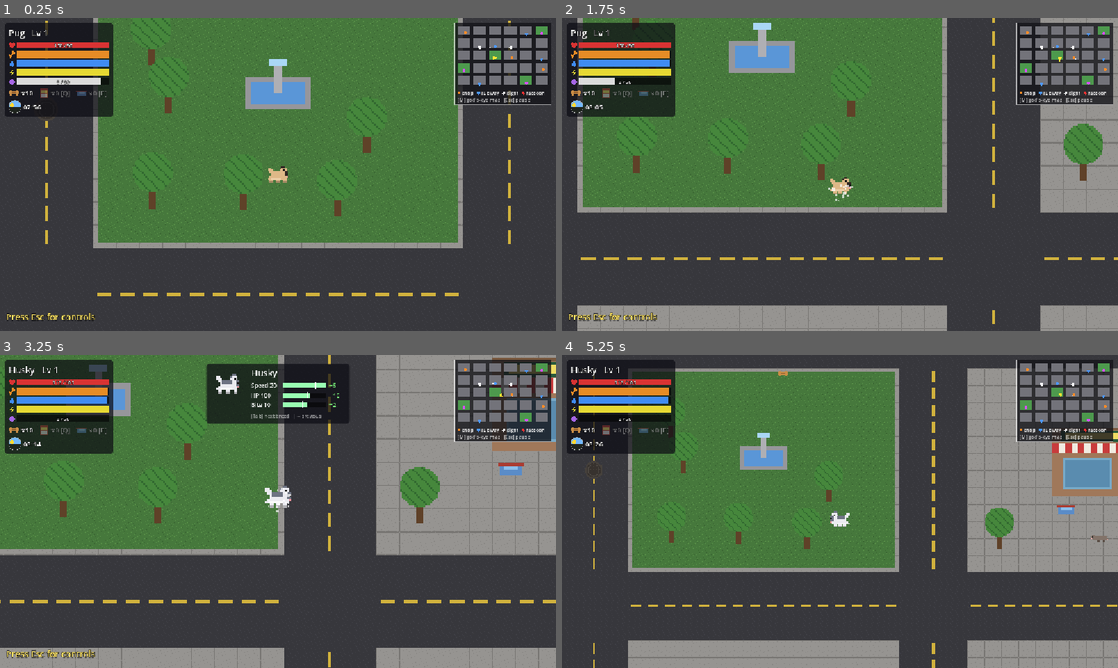
Above: before the commit, frames 1-4 (two rows, left to right).
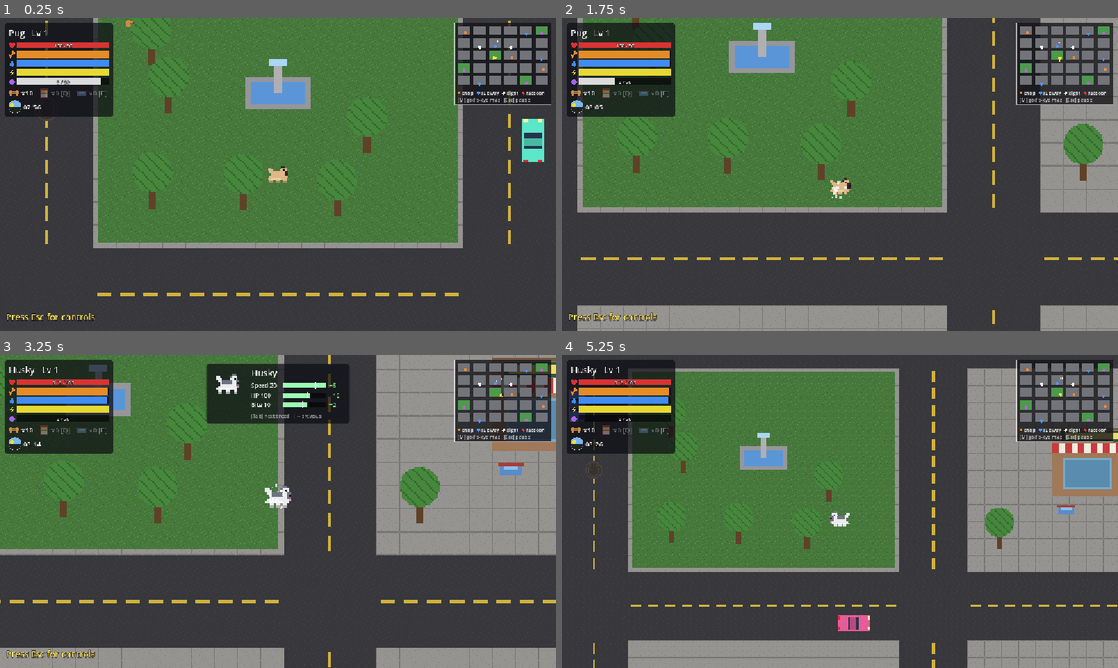
Above: after the commit, the same moments.

Repository: Damon1o/new-dog-city
Game: Godot game, scene res://scenes/Main.tscn
The game is run twice, just before and just after one commit, with the same random seed, the same clock (stepped at 60 frames per second) and the same inputs.
Inputs:
- Up to frame 1 (0.25 s): no input
- Up to frame 2 (1.75 s): tap Enter at 0.5 s; hold D 0.53-1.28 s; tap 1 at 0.6, 1.35 s; tap Space at 0.77, 1.52 s; hold S from 1.28 s (still down)
- Up to frame 3 (3.25 s): release S at 2.03 s; hold D 2.03-2.78 s; tap Tab at 2.1 s; tap 1 at 2.3, 3.05 s; hold W from 2.78 s (still down); tap Q at 2.85 s; tap Space at 3.02 s
- Up to frame 4 (5.25 s): release W at 3.53 s; hold A 3.53-5.03 s; tap E at 3.6 s; tap Space at 3.77, 4.52 s; tap 1 at 3.8, 4.55 s; tap F at 4.35 s; hold S from 5.03 s (still down); tap M at 5.1 s

The runs differ from the first frame. In frame 1, 0.5% of the frame differs, in the area x 22-98%, y 0-46%; in frame 2, 0.1%; in frame 3, less than 0.1%; in frame 4, 0.5%.

Commit message:
Add restart, stat points, extra boss/raccoon specials, and cars
- Restart (new game) button on the pause and death screens, two-click confirm
- One stat point per level; level-up pauses for a Max HP / Bite / Speed pick
- Second special per boss (slam, feather storm, burrow); raccoons pounce
- One car per road lane; getting hit costs 30 HP

Co-Authored-By: Claude Fable 5.2 <noreply@anthropic.com>

Diff:
--- a/scripts/boss.gd
+++ b/scripts/boss.gd
@@ -3,12 +3,14 @@
 ## and uses one special attack. Leashed to the lair: heals if the dog gets away
 ## or dies. Comes back RESPAWN seconds after being beaten.
 
-enum State { IDLE, CHASE, WINDUP, CHARGE, RETURN, DEAD }
+enum State { IDLE, CHASE, WINDUP, CHARGE, SLAM, RETURN, DEAD }
 
 const AGGRO := 230.0
 const LEASH := 650.0   # dog this far from the lair = fight over
 const REACH := 40.0
 const RESPAWN := 180.0
+const SLAM_R := 120.0
+const SLAM_TIME := 0.9
 
 var cfg: Dictionary
 var state := State.IDLE
@@ -17,6 +19,7 @@
 var max_hp := 1.0
 var t := 0.0           # timer for the current state
 var special_cd := 0.0
+var special_n := 0     # cycles through cfg.specials
 var bite_cd := 0.0
 var knock := Vector2.ZERO
 var charge_dir := Vector2.ZERO
@@ -42,6 +45,7 @@
 func _process(delta: float) -> void:
 	bite_cd = maxf(bite_cd - delta, 0.0)
 	update_shots(delta)
+	queue_redraw()  # slam ring
 	position += knock * delta
 	knock = knock.lerp(Vector2.ZERO, minf(delta * 8.0, 1.0))
 	var to_player := player.position - position
@@ -89,6 +93,15 @@
 			position += charge_dir * speed * 3.5 * delta
 			if t <= 0.0:
 				state = State.CHASE
+		State.SLAM:  # stands still while the ring fills, then everything inside gets hit
+			t -= delta
+			if t <= 0.0:
+				state = State.CHASE
+				game.shake_amt = 10.0
+				game.poof(position, cfg.tint)
+				if d < SLAM_R:
+					var dmg: float = cfg.dmg
+					player.take_damage(dmg * 1.8)
 	if state in [State.CHASE, State.CHARGE] and d < REACH and bite_cd <= 0.0:
 		var dmg: float = cfg.dmg
 		player.take_damage(dmg * (2.0 if state == State.CHARGE else 1.0))
@@ -102,8 +115,29 @@
 	special_cd = 2.0
 	game.on_boss_woke(self)
 
+func _draw() -> void:
+	if state == State.SLAM:
+		draw_circle(Vector2.ZERO, SLAM_R * (1.0 - t / SLAM_TIME), Color(1, 0.2, 0.2, 0.3))
+		draw_arc(Vector2.ZERO, SLAM_R, 0, TAU, 48, Color(1, 0.3, 0.3), 3.0)
+
 func special(dir: Vector2) -> void:
-	match cfg.special:
+	special_n += 1
+	match cfg.specials[special_n % cfg.specials.size()]:
+		"slam":
+			state = State.SLAM
+			t = SLAM_TIME
+			special_cd = 4.0
+			game.float_text(position, "!", Color(1, 0.3, 0.3))
+		"storm":  # feathers in every direction
+			for i in 12:
+				shoot(Vector2.RIGHT.rotated(TAU * i / 12.0) * 240.0, false, 2.5)
+			special_cd = 3.0
+		"burrow":  # digs under and pops up on the far side of the dog
+			game.poof(position, cfg.tint)
+			position = player.position + dir * 70.0
+			game.poof(position, cfg.tint)
+			bite_cd = 0.5  # a beat to react before it bites
+			special_cd = 4.0
 		"charge":
 			state = State.WINDUP
 			t = 0.6
--- /dev/null
+++ b/scripts/car.gd
@@ -0,0 +1,39 @@
+extends Node2D
+## Car: drives one lane end to end, wraps around the map, runs the dog over.
+# ponytail: no braking, turning or traffic lights. Every car shares one speed so
+# cars in a lane never meet; add steering/yielding if intersections need to matter.
+
+const SPEED := 230.0
+const HALF := Vector2(30, 15)  # half length / half width, car pointing +x
+
+var dir := Vector2.RIGHT
+var color := Color.WHITE
+var hit_cd := 0.0
+var game: Node2D
+var player: CharacterBody2D
+
+func setup(p_dir: Vector2, p_game: Node2D) -> void:
+	dir = p_dir
+	game = p_game
+	player = p_game.get_node("Player")
+	rotation = dir.angle()
+	color = Color.from_hsv(randf(), 0.6, 0.9)
+	add_to_group("car")
+
+func _process(delta: float) -> void:
+	position += dir * SPEED * delta
+	var world: Vector2 = game.WORLD
+	position = Vector2(fposmod(position.x, world.x), fposmod(position.y, world.y))
+	hit_cd -= delta
+	var local := (player.position - position).rotated(-rotation)
+	if hit_cd <= 0.0 and absf(local.x) < HALF.x + 6.0 and absf(local.y) < HALF.y + 6.0:
+		hit_cd = 1.0
+		game.on_car_hit(self)
+
+func _draw() -> void:
+	draw_rect(Rect2(-HALF, HALF * 2.0), color)
+	draw_rect(Rect2(-12, -12, 22, 24), Color(0.15, 0.2, 0.3))  # cabin glass
+	draw_rect(Rect2(-8, -12, 12, 24), color.darkened(0.2))     # roof
+	for y in [-13.0, 7.0]:
+		draw_rect(Rect2(26, y, 4, 6), Color(1, 0.95, 0.6))     # headlights
+		draw_rect(Rect2(-30, y, 3, 6), Color(0.9, 0.15, 0.15)) # tail lights
--- a/scripts/game.gd
+++ b/scripts/game.gd
@@ -9,14 +9,16 @@
 const WORLD := Vector2(3968, 2688)  # NX*512 + (NX+1)*128, NY*384 + (NY+1)*128
 const CITY_SEED := 20261115  # fixed layout so saves and subway stops stay valid
 const DAY_LENGTH := 240.0
-const SAVE_PATH := "user://save.cfg"
-const SAVE_KEYS := ["level", "xp", "treats", "skin", "purina", "water", "collar", "hunger", "thirst"]
+const SAVE_KEYS := ["level", "xp", "treats", "skin", "purina", "water", "collar", "hunger", "thirst",
+	"points", "stat_hp", "stat_atk", "stat_spd"]
+const CAR_DMG := 30.0
 const MAX_PREY := 36
 const MAX_TREATS := 25
 
 const PreyScript := preload("res://scripts/prey.gd")
 const RaccoonScript := preload("res://scripts/raccoon.gd")
 const BossScript := preload("res://scripts/boss.gd")
+const CarScript := preload("res://scripts/car.gd")
 
 const TEX_NAMES := ["road", "sidewalk", "grass", "building_a", "building_b", "building_c",
 	"empire_state", "chrysler", "bodega", "subway", "trashcan", "manhole", "water_bowl",
@@ -33,11 +35,11 @@
 # One boss per park (index into PARKS; park 0 is the dog's spawn). special: see boss.gd.
 const BOSSES := [
 	{"name": "King of Raccoons", "tex": "raccoon", "park": 3, "hp": 260.0, "speed": 150.0, "dmg": 14.0,
-		"special": "charge", "tint": Color(1, 0.85, 0.4), "treats": 40, "xp": 150},
+		"specials": ["charge", "slam"], "tint": Color(1, 0.85, 0.4), "treats": 40, "xp": 150},
 	{"name": "The Pideon Queen", "tex": "pigeon", "park": 1, "hp": 180.0, "speed": 175.0, "dmg": 9.0,
-		"special": "feathers", "tint": Color(1, 0.6, 0.9), "treats": 30, "xp": 120},
+		"specials": ["feathers", "storm"], "tint": Color(1, 0.6, 0.9), "treats": 30, "xp": 120},
 	{"name": "The Rat Meister", "tex": "rat", "park": 2, "hp": 220.0, "speed": 135.0, "dmg": 11.0,
-		"special": "rats", "tint": Color(0.6, 1, 0.5), "treats": 35, "xp": 135},
+		"specials": ["rats", "burrow"], "tint": Color(0.6, 1, 0.5), "treats": 35, "xp": 135},
 ]
 const BOSS_COLOR := Color(0.85, 0.3, 1)
 const TRAIN_EVERY := 20.0  # seconds between through-trains in the subway
@@ -95,6 +97,10 @@
 var death_panel: PanelContainer
 var death_why: Label
 var death_cause := "You blacked out."
+var save_path := "user://save.cfg"  # var so the smoke test can point it elsewhere
+var stat_panel: PanelContainer
+var stat_head: Label
+var stat_buttons: Array[Button] = []
 var station_sign: Label
 var fade: ColorRect
 var spawn_timer := 0.0
@@ -161,13 +167,19 @@
 		var boss_node: Node2D = BossScript.new()
 		add_child(boss_node)
 		boss_node.setup(b, block_origin(PARKS[b.park]) + BLOCK / 2.0 + Vector2(0, 110), tex[b.tex], self)
+	for lane in 2:  # one car per lane, keep-right traffic
+		for i in NX + 1:
+			add_car(Vector2(i * (BLOCK.x + ROAD) + 32 + lane * 64, randf() * WORLD.y), [Vector2.DOWN, Vector2.UP][lane])
+		for j in NY + 1:
+			add_car(Vector2(randf() * WORLD.x, j * (BLOCK.y + ROAD) + 32 + lane * 64), [Vector2.LEFT, Vector2.RIGHT][lane])
 
 	player.position = block_origin(PARKS[0]) + BLOCK / 2.0 + Vector2(0, 90)
 	player.spawn_point = player.position
 	set_inside("")
 	player.leveled.connect(func():
 		show_banner("LEVEL %d" % player.level)
-		sfx("levelup"))
+		sfx("levelup")
+		show_stats())
 	player.hit.connect(func():
 		shake_amt = 6.0
 		sfx("hurt"))
@@ -181,6 +193,7 @@
 
 	build_hud()
 	load_game()
+	show_stats()
 	for i in 12:
 		spawn_prey()
 		spawn_treat()
@@ -614,7 +627,43 @@
 	name_edit.hide()
 	player.respawn()
 	set_inside("")
+	get_tree().paused = stat_panel.visible
+
+## New game: wipe the dog's progress (volume survives) and rebuild the scene.
+func restart() -> void:
+	var cfg := ConfigFile.new()
+	cfg.set_value("ui", "volume", volume.value)
+	cfg.save(save_path)
 	get_tree().paused = false
+	get_tree().reload_current_scene()
+
+## Level-up picker: stays up (game paused) until every stat point is spent.
+func show_stats() -> void:
+	stat_panel.visible = player.points > 0
+	get_tree().paused = stat_panel.visible or death_panel.visible
+	stat_head.text = "LEVEL UP!   %d stat point%s" % [player.points, "" if player.points == 1 else "s"]
+	for i in stat_buttons.size():
+		stat_buttons[i].text = "[%d]  %s   (x%d)" % [i + 1, player.STATS[i][1], player.get(player.STATS[i][0])]
+
+func pick_stat(i: int) -> void:
+	player.spend(i)
+	sfx("pickup")
+	show_stats()
+	save_game()
+
+func add_car(pos: Vector2, dir: Vector2) -> void:
+	var car: Node2D = CarScript.new()
+	car.position = pos
+	add_child(car)
+	car.setup(dir, self)
+
+func on_car_hit(_car: Node2D) -> void:
+	death_cause = "Hit by a car."
+	player.take_damage(CAR_DMG)
+	shake_amt = 10.0
+	if not player.dead:
+		death_cause = "You blacked out."
+		float_text(player.position, "HONK!", Color(1, 0.9, 0.3))
 
 func quit_game() -> void:
 	save_game()
@@ -777,14 +826,16 @@
 		cfg.set_value("dog", key, player.get(key))
 	cfg.set_value("world", "seen", landmarks.filter(func(l): return l.seen).map(func(l): return l.name))
 	cfg.set_value("ui", "volume", volume.value)
-	cfg.save(SAVE_PATH)
+	cfg.save(save_path)
 
 func load_game() -> void:
 	var cfg := ConfigFile.new()
-	if cfg.load(SAVE_PATH) != OK:
+	if cfg.load(save_path) != OK:
 		return
 	for key in SAVE_KEYS:
 		player.set(key, cfg.get_value("dog", key, player.get(key)))
+	if not cfg.has_section_key("dog", "points"):
+		player.points = player.level - 1  # save from before stat points: pay them out now
 	player.skin = clampi(player.skin, 0, player.BREEDS.size() - 1)
 	player.level = clampi(player.level, 1, 100)
 	volume.value = cfg.get_value("ui", "volume", 1.0)
@@ -1054,6 +1105,7 @@
 	resume.shortcut = Shortcut.new()
 	resume.shortcut.events = [esc]  # only fires while the panel is visible
 	pv.add_child(resume)
+	restart_button(pv)
 	var quit := Button.new()
 	quit.text = "Save & Quit"
 	quit.pressed.connect(quit_game)
@@ -1076,12 +1128,43 @@
 	again.text = "Respawn"
 	again.pressed.connect(respawn)
 	dv.add_child(again)
+	restart_button(dv)
 	var give_up := Button.new()
 	give_up.text = "Save & Quit"
 	give_up.pressed.connect(quit_game)
 	dv.add_child(give_up)
 	death_panel.hide()
 	center.add_child(death_panel)
+
+	stat_panel = panel(0.94)
+	var sv := VBoxContainer.new()
+	sv.add_theme_constant_override("separation", 8)
+	stat_panel.add_child(sv)
+	stat_head = hud_label(sv, 24, Color(1, 0.9, 0.3))
+	for i in player.STATS.size():
+		var b := Button.new()
+		b.focus_mode = Control.FOCUS_NONE  # mashing Space (bite) must not pick a stat
+		b.pressed.connect(pick_stat.bind(i))
+		var key := InputEventKey.new()
+		key.keycode = (KEY_1 + i) as Key
+		b.shortcut = Shortcut.new()
+		b.shortcut.events = [key]
+		sv.add_child(b)
+		stat_buttons.append(b)
+	stat_panel.hide()
+	center.add_child(stat_panel)
+
+## Wipes the save, so it takes two clicks; re-arms whenever its panel reopens.
+func restart_button(parent: Control) -> void:
+	var b := Button.new()
+	b.text = "Restart (new game)"
+	b.pressed.connect(func():
+		if b.text.begins_with("Sure"):
+			restart()
+		else:
+			b.text = "Sure? Wipes your save - click again")
+	b.visibility_changed.connect(func(): b.text = "Restart (new game)")
+	parent.add_child(b)
 
 func set_paused(on: bool) -> void:
 	get_tree().paused = on
--- a/scripts/player.gd
+++ b/scripts/player.gd
@@ -14,9 +14,15 @@
 	{"name": "Mastiff", "file": "mastiff", "scale": 3.6, "mph": 15.0, "hp": 160.0, "atk": 18.0, "scare": 1.4},
 ]
 
+const STATS := [["stat_hp", "+10 Max HP"], ["stat_atk", "+2 Bite"], ["stat_spd", "+1 mph Speed"]]
+
+var points := 0  # unspent stat points, one per level
+var stat_hp := 0
+var stat_atk := 0
+var stat_spd := 0
 var hp := 100.0
 var max_hp: float:
-	get: return float(BREEDS[skin].hp) + (level - 1) * 2.0
+	get: return float(BREEDS[skin].hp) + (level - 1) * 2.0 + stat_hp * 10.0
 var hunger := 100.0
 var thirst := 100.0
 var stamina := 100.0
@@ -59,7 +65,15 @@
 	return ("%s the %s" % [collar, breed().name]) if collar != "" else str(breed().name)
 
 func attack_damage() -> float:
-	return float(breed().atk) + level * 0.5
+	return float(breed().atk) + level * 0.5 + stat_atk * 2.0
+
+func spend(i: int) -> void:
+	if points <= 0:
+		return
+	points -= 1
+	var before := max_hp
+	set(STATS[i][0], get(STATS[i][0]) + 1)
+	hp += max_hp - before
 
 func _physics_process(delta: float) -> void:
 	attack_cd = maxf(attack_cd - delta, 0.0)
@@ -73,7 +87,7 @@
 		).normalized()
 	var weak := hunger < 20.0 or thirst < 20.0
 	sprinting = dir != Vector2.ZERO and Input.is_key_pressed(KEY_SHIFT) and not winded
-	var top: float = float(breed().mph) * PX_PER_MPH * (0.75 if weak else 1.0)
+	var top: float = (float(breed().mph) + stat_spd) * PX_PER_MPH * (0.75 if weak else 1.0)
 	velocity = dir * (top if sprinting else top * 0.6)
 	if dir != Vector2.ZERO:
 		facing = dir
@@ -143,6 +157,7 @@
 	while xp >= xp_needed() and level < 100:
 		xp -= xp_needed()
 		level += 1
+		points += 1
 		hp = max_hp
 		leveled.emit()
 
--- a/scripts/raccoon.gd
+++ b/scripts/raccoon.gd
@@ -2,7 +2,7 @@
 ## Raccoon hiding in a trash can: pops out when the dog gets close, chases, bites.
 ## Has HP that scales with the dog's level; beat it for treats.
 
-enum State { HIDDEN, CHASE, RETURN }
+enum State { HIDDEN, CHASE, WINDUP, LUNGE, RETURN }
 
 const POP_DIST := 90.0
 const CHASE_SPEED := 190.0
@@ -14,6 +14,9 @@
 var chase_left := 0.0
 var bite_cooldown := 0.0
 var hide_cooldown := 0.0
+var special_cd := 0.0
+var t := 0.0  # windup / lunge timer
+var lunge_dir := Vector2.ZERO
 var hp := 0.0
 var knock := Vector2.ZERO
 var game: Node2D
@@ -54,8 +57,29 @@
 			if to_player.length() < BITE_DIST and bite_cooldown <= 0.0:
 				player.take_damage(8.0 + player.level * 0.3)
 				bite_cooldown = 1.0
+			special_cd -= delta
+			if special_cd <= 0.0 and to_player.length() > 50.0 and to_player.length() < 170.0:
+				state = State.WINDUP  # special: pounce at a dog that keeps its distance
+				t = 0.4
+				special_cd = 3.0
 			if chase_left <= 0.0:
 				state = State.RETURN
+		State.WINDUP:  # flashes in place; a bite interrupts it (see hurt)
+			t -= delta
+			sprite.modulate = Color.WHITE if int(t * 20.0) % 2 == 0 else Color(1, 0.5, 0.2)
+			if t <= 0.0:
+				sprite.modulate = Color.WHITE
+				lunge_dir = position.direction_to(player.position)
+				state = State.LUNGE
+				t = 0.3
+		State.LUNGE:
+			t -= delta
+			position += lunge_dir * CHASE_SPEED * 3.2 * delta
+			if position.distance_to(player.position) < BITE_DIST + 6.0 and bite_cooldown <= 0.0:
+				player.take_damage((8.0 + player.level * 0.3) * 1.5)
+				bite_cooldown = 1.0
+			if t <= 0.0:
+				state = State.CHASE
 		State.RETURN:
 			var to_home := home - position
 			if to_home.length() < 6.0:
--- a/tests/smoke.gd
+++ b/tests/smoke.gd
@@ -7,10 +7,39 @@
 		await process_frame
 
 func _initialize() -> void:
+	const SAVE := "user://smoke.cfg"  # throwaway save, the real one is never touched
+	DirAccess.remove_absolute(SAVE)
 	var game: Node2D = load("res://scenes/Main.tscn").instantiate()
+	game.save_path = SAVE
 	root.add_child(game)
 	await frames(2)
 	var player: CharacterBody2D = game.player
+
+	# level-up: one stat point, game waits for the pick
+	var hp_cap: float = player.max_hp
+	player.add_xp(player.xp_needed())
+	assert(player.points == 1 and paused and game.stat_panel.visible, "level-up opens the stat picker")
+	game.pick_stat(0)
+	assert(player.points == 0 and not paused and not game.stat_panel.visible)
+	assert(player.max_hp == hp_cap + 12.0, "+10 from the point, +2 from the level")
+
+	# cars: one per lane, and they hurt
+	var cars := get_nodes_in_group("car")
+	assert(cars.size() == 2 * (game.NX + 1) + 2 * (game.NY + 1))
+	player.position = cars[0].position
+	await frames(2)
+	assert(absf(player.max_hp - game.CAR_DMG - player.hp) < 1.0, "car hits once (regen may tick)")
+
+	# raccoon special: winds up, then pounces
+	var rac: Node2D = get_nodes_in_group("raccoon")[0]
+	player.hp = player.max_hp
+	player.position = rac.home + Vector2(80, 0)
+	await frames(3)
+	assert(rac.state == rac.State.WINDUP, "raccoon winds up")
+	await frames(30)
+	assert(rac.state == rac.State.LUNGE, "raccoon pounces")
+	await frames(20)
+	assert(player.hp < player.max_hp, "pounce bites")
 
 	var bosses := get_nodes_in_group("boss")
 	assert(bosses.size() == 3)
@@ -23,10 +52,15 @@
 		await frames(3)
 		assert(game.boss == b, "boss wakes when the dog is near")
 		assert(game.boss_box.visible)
+		assert(b.cfg.specials.size() == 2)
+		for i in 2:  # both specials fire without errors
+			b.special(Vector2.RIGHT)
 		var treats: int = player.treats
 		b.hurt(1e9, player.position)
 		assert(game.boss == null and not b.visible, "boss beaten")
 		assert(player.treats == treats + b.cfg.treats)
+		while player.points > 0:  # boss XP levels the dog; spend so the game unpauses
+			game.pick_stat(1)
 
 	# subway: stand on the tracks, wait for the train
 	player.hp = player.max_hp
@@ -52,5 +86,16 @@
 	# ordinary death also raises the screen
 	player.take_damage(1e9)
 	assert(paused and game.death_panel.visible)
+
+	# restart: progress wiped, scene rebuilt
+	assert(player.level > 1)
+	current_scene = game
+	game.restart()
+	var cfg := ConfigFile.new()
+	cfg.load(SAVE)
+	assert(not paused and not cfg.has_section("dog") and cfg.has_section("ui"), "restart wipes the dog")
+	await frames(3)
+	assert(not is_instance_valid(game) and current_scene != null, "scene reloaded")
+	DirAccess.remove_absolute(SAVE)
 	print("smoke ok")
 	quit()
